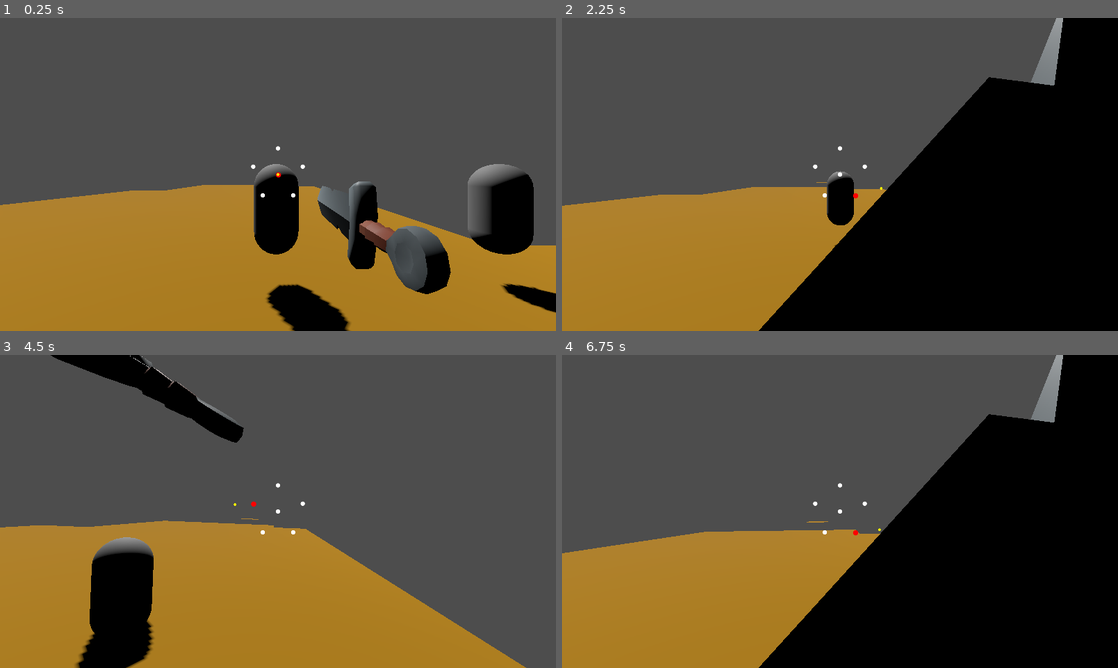
Above: before the commit, frames 1-4 (two rows, left to right).
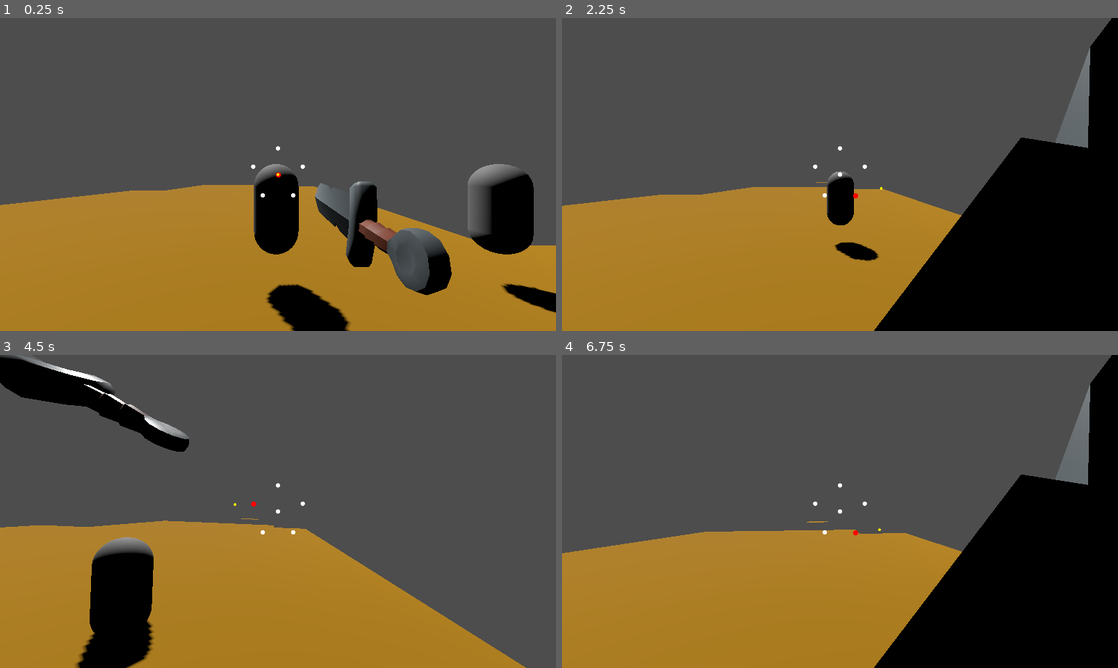
Above: after the commit, the same moments.

Repository: MendelDdS/pdc-godot
Game: Godot game, scene res://scenes/main.tscn
Two runs of this game, one before a commit and one after it. Both use one fixed random seed, a clock stepped at 60 frames per second and the inputs below.
Inputs (mouse positions are in pixels of both pictures, inside the frame that each line leads up to):
- Up to frame 1 (0.25 s): no input
- Up to frame 2 (2.25 s): tap Enter (ui_accept) at 0.5, 0.77, 1.52 s; move the mouse to (867, 174) at 0.52 s; hold D (Right strafe) 0.53-1.28 s; hold Up (Foward) 0.53-1.28 s; move the mouse to (812, 174) at 1.27 s; hold Down (Back) 1.28-2.03 s; click (812, 174) at 1.35 s; move the mouse to (851, 168) at 2.02 s; hold D (Right strafe) from 2.03 s (still down); hold Right mouse button (Item Passive) from 2.03 s (still down)
- Up to frame 3 (4.5 s): move the mouse to (272, 517) at 2.77 s; release Right mouse button (Item Passive) at 2.78 s; tap Up (Foward) at 2.85 s; tap Enter (ui_accept) at 3.02, 3.77 s; move the mouse to (316, 514) at 3.52 s; release D (Right strafe) at 3.53 s; hold A (Left strafe) from 3.53 s (still down); click (316, 514) at 3.6 s; move the mouse to (233, 508) at 4.27 s; right-click (233, 508) at 4.35 s
- Up to frame 4 (6.75 s): tap Enter (ui_accept) at 4.52, 6.02 s; move the mouse to (845, 511) at 5.02 s; release A (Left strafe) at 5.03 s; hold Down (Back) 5.03-5.78 s; hold Up (Foward) 5.03-5.78 s; move the mouse to (817, 505) at 5.77 s; hold D (Right strafe) from 5.78 s (still down); click (817, 505) at 5.85 s; move the mouse to (867, 511) at 6.52 s; hold Right mouse button (Item Passive) from 6.53 s (still down)

The runs differ from the first frame. In frame 1, 0.4% of the frame differs, in the area x 56-82%, y 52-89%; in frame 2, 17%; in frame 3, 5.9%; in frame 4, 18%, in the area x 35-99%, y 0-100%.

Commit message:
fix(#0000): fix sword animation

Diff:
--- a/scenes/actors/player/player.gd
+++ b/scenes/actors/player/player.gd
@@ -7,6 +7,8 @@
 const HEAD_BOB_FREQ: float = 8.0
 const HEAD_BOB_AMP: float = 0.08
 const TILT_AMOUNT: float = 2.5 # Graus
+const STANCE_TRANSITION_DURATION: float = 0.24
+const STANCE_ROTATE_SPEED: float = 12.0
 
 # Configurações de Combate
 const SWORD_SCENE = preload("res://scenes/actors/items/simple_sword.tscn")
@@ -105,10 +107,13 @@
 		target_pos = DEFENSE_STANCE["pos"]
 		target_rot = DEFENSE_STANCE["rot"]
 
-	# Interpolação de Posição
-	var stance_weight := clampf(delta * 15.0, 0.0, 1.0)
-	weapon_pivot.position = weapon_pivot.position.lerp(target_pos, stance_weight)
-	_set_weapon_rotation_quat_weight(stance_weight, weapon_pivot.rotation_degrees, target_rot)
+	# Movimento linear de posição.
+	weapon_pivot.position = weapon_pivot.position.move_toward(target_pos, STANCE_TRANSITION_DURATION * 25.0 * delta)
+
+	# Rotação contínua, estável, sem flip 180/-180.
+	var stable_target_rot := _get_stable_target_rotation(weapon_pivot.rotation_degrees, target_rot)
+	var rot_weight := clampf(delta * STANCE_ROTATE_SPEED, 0.0, 1.0)
+	_set_weapon_rotation_quat_weight(rot_weight, weapon_pivot.rotation_degrees, stable_target_rot)
 
 func perform_attack() -> void:
 	if is_attacking or not can_attack:
@@ -232,6 +237,11 @@
 	)
 	return Quaternion.from_euler(rot_radians)
 
+func _rotation_distance_degrees(from_rot: Vector3, to_rot: Vector3) -> float:
+	var from_quat := _degrees_to_quat(_normalize_degrees(from_rot))
+	var to_quat := _degrees_to_quat(_normalize_degrees(to_rot))
+	return rad_to_deg(from_quat.angle_to(to_quat))
+
 func _on_attack_impact_event(camera_kick_dir: Vector3) -> void:
 	_apply_camera_feedback(camera_kick_dir)
 	_check_hit()
@@ -289,6 +299,17 @@
 	current_stance_index = dir_index
 	target_stance_pos = STANCES[dir_index]["pos"]
 	target_stance_rot = STANCES[dir_index]["rot"]
+
+func _get_stable_target_rotation(current_rot: Vector3, target_rot: Vector3) -> Vector3:
+	return Vector3(
+		_closest_angle_degrees(current_rot.x, target_rot.x),
+		_closest_angle_degrees(current_rot.y, target_rot.y),
+		_closest_angle_degrees(current_rot.z, target_rot.z)
+	)
+
+func _closest_angle_degrees(current: float, target: float) -> float:
+	var delta := wrapf(target - current, -180.0, 180.0)
+	return current + delta
 # endregion
 
 # region --- Lógica de Movimento ---
